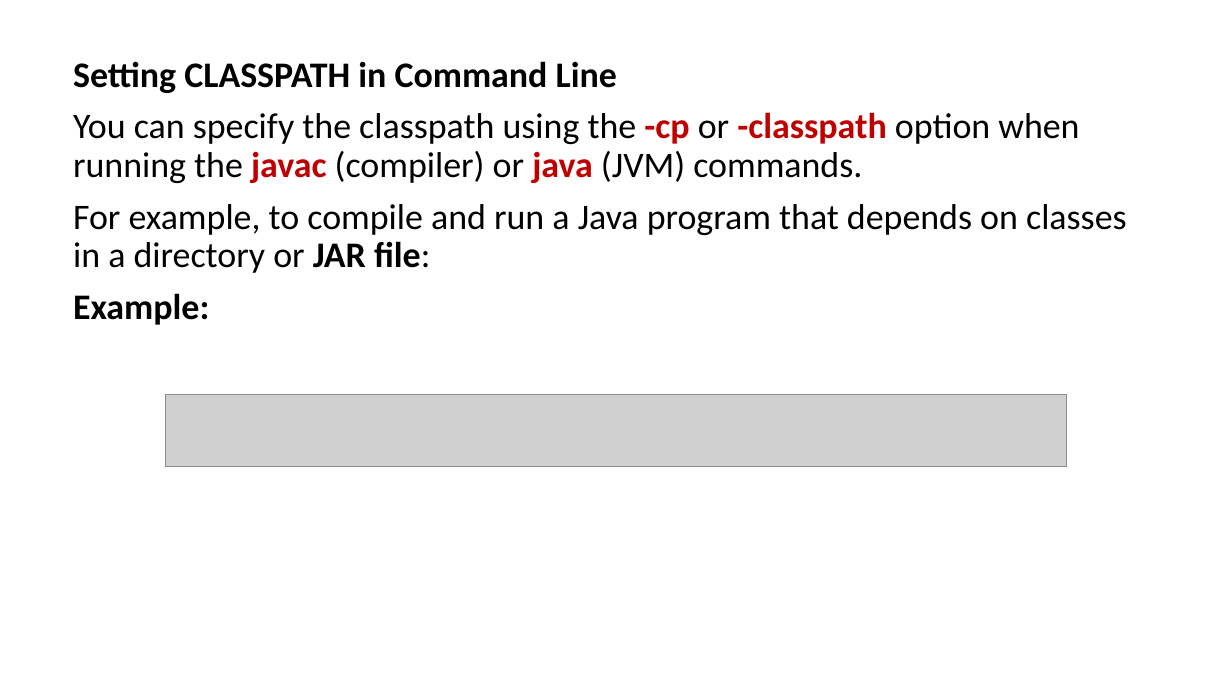
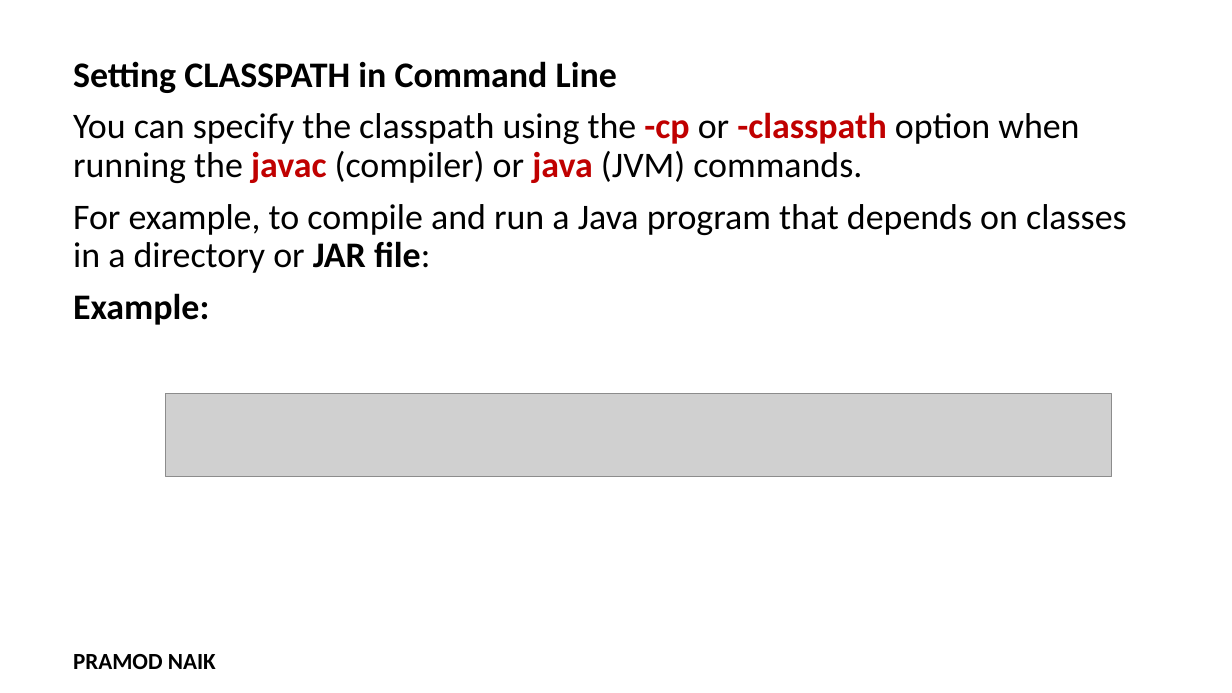
Before and after one commit to PRAMOD-VISHNU-NAIK/MCA-2nd-Sem-Shridevi-College, a slide deck: slide 27 of Theory Class-Notes/Complete Syllabus and Notes/PPT/Module-3 Interfaces and Packages.pptx (slide 28 before the commit). Drawn at 1232x693 pixels with LibreOffice and Linux fonts; fonts in the diff are those of the drawing; grey boxes stand for pictures; background and template pictures are left out. Boxes give left, top, right and bottom in pixels: in the first picture for what was removed or moved away, otherwise in the second. Text is boxed around its words. In the diff, an @@ line names an element or a change of style, - is before the commit and + after.

```diff
--- a/Theory Class-Notes/Complete Syllabus and Notes/PPT/Module-3 Interfaces and Packages.pptx
+++ b/Theory Class-Notes/Complete Syllabus and Notes/PPT/Module-3 Interfaces and Packages.pptx
@@ picture: place and size @@
-picture at [166,395,1067,467]
+picture at [166,394,1113,477]
@@ text added at [73,654,216,669], 18 pt, text #000000, bold @@
+PRAMOD NAIK
```
Also in this commit, not shown: 26 other slides changed, 1 slide added, 3 slides removed, 39 other files.
